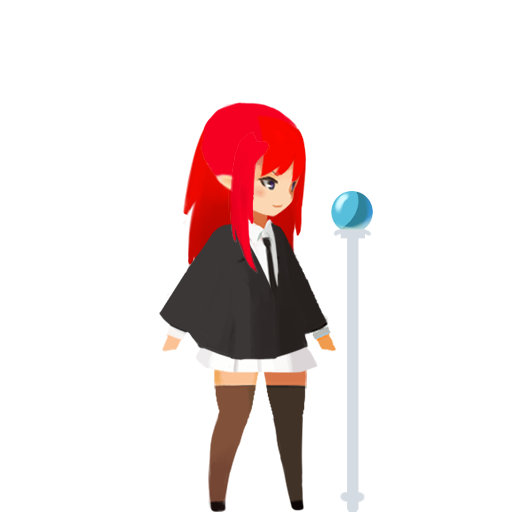
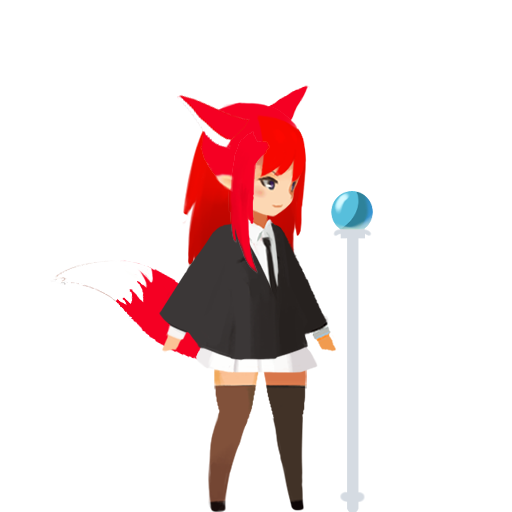
Revision of a layered 512 x 512 image; what changed, layer by layer:
added layer "left ear" above "13 hair side" over (177, 94, 250, 150)
added layer "right ear" above "10 Cape 복사" over (244, 85, 310, 128)
added layer "tail" above "05 leg back down" over (50, 260, 207, 360)
